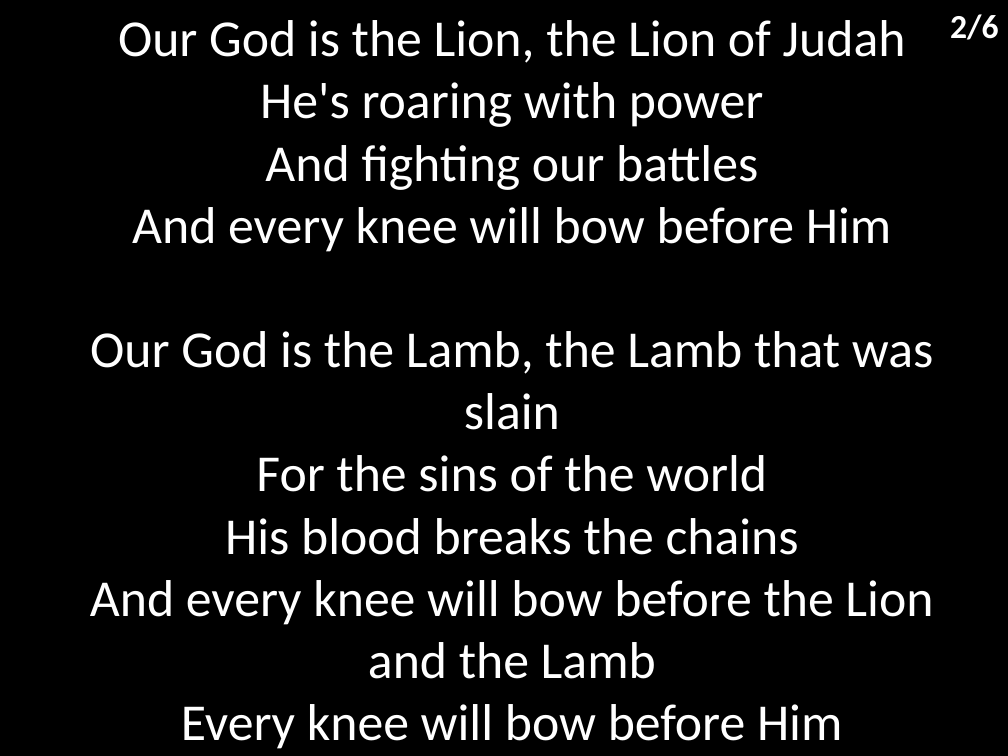
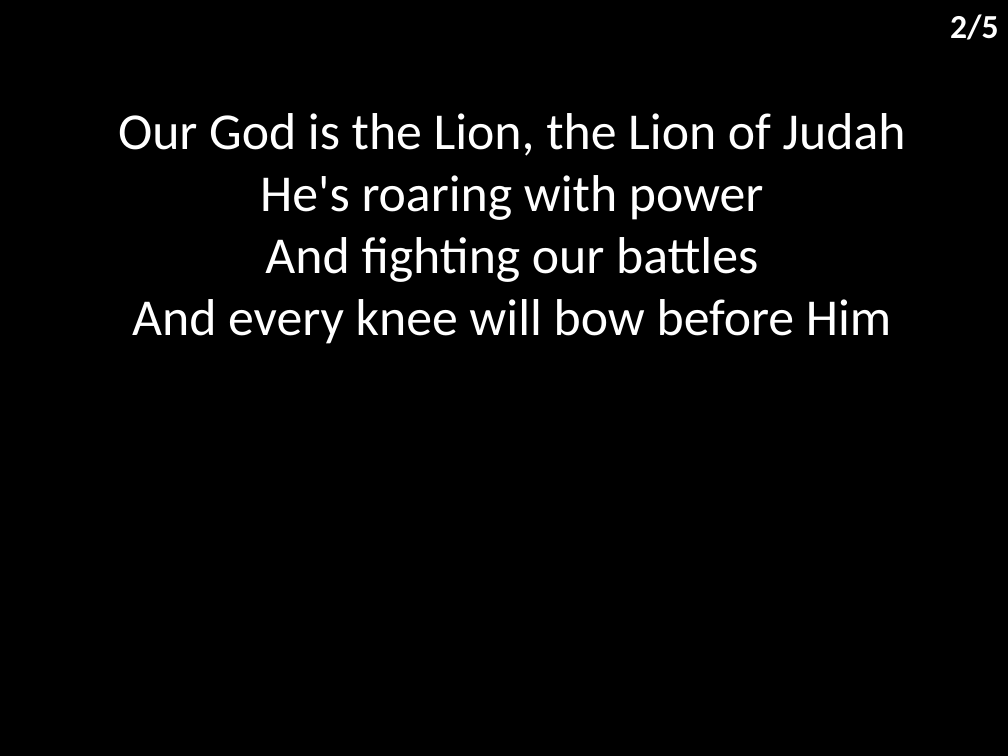
Before and after one commit to hoo-are-ya/worship, a slide deck: slide 3 of docs/songs/the lion and the lamb.pptx. Drawn at 1008x756 pixels with LibreOffice and Linux fonts; fonts in the diff are those of the drawing. Boxes give left, top, right and bottom in pixels: in the first picture for what was removed or moved away, otherwise in the second. Text is boxed around its words. In the diff, an @@ line names an element or a change of style, - is before the commit and + after.

```diff
--- a/docs/songs/the lion and the lamb.pptx
+++ b/docs/songs/the lion and the lamb.pptx
@@ text at (950, 14, 998, 40): text changed @@
-2/6
+2/5
@@ subtitle at (118, 113, 906, 344): text changed @@
-Our God is the Lion, the Lion of Judah
-He's roaring with power
-And fighting our battles
-And every knee will bow before Him
-Our God is the Lamb, the Lamb that was slain
-For the sins of the world
-His blood breaks the chains
-And every knee will bow before the Lion and the Lamb
-Every knee will bow before Him
+Our God is the Lion, the Lion of Judah
+He's roaring with power
+And fighting our battles
+And every knee will bow before Him
```
Also in this commit, not shown: 5 other slides changed, 1 slide removed, 5 other files.
